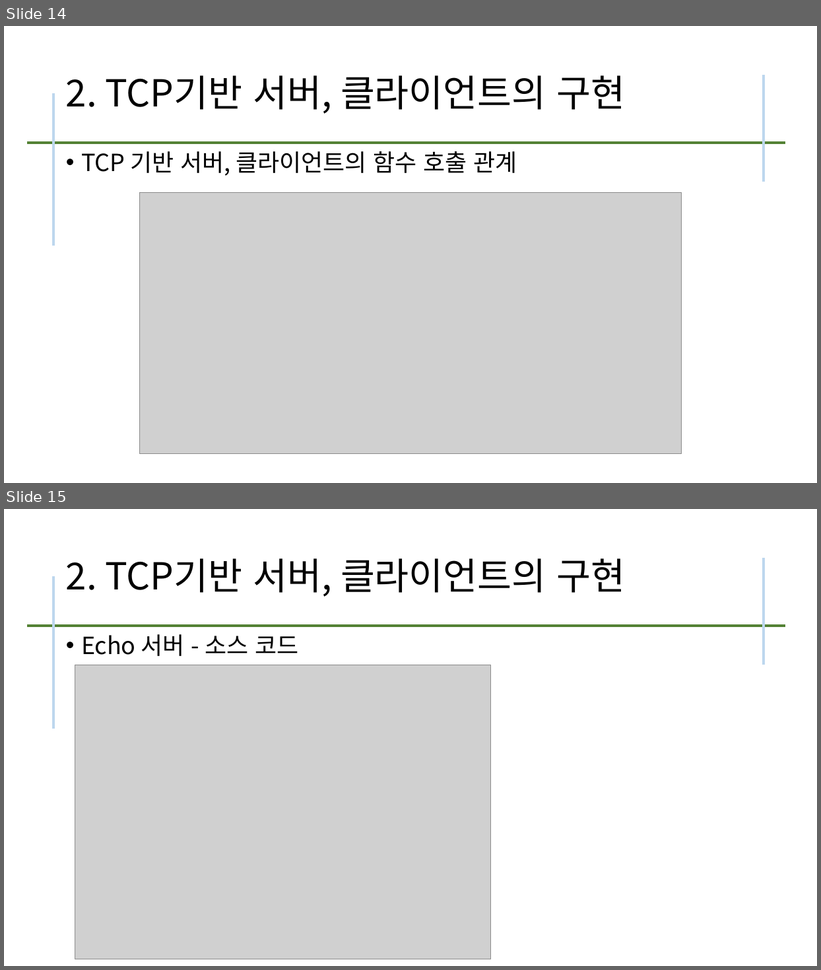
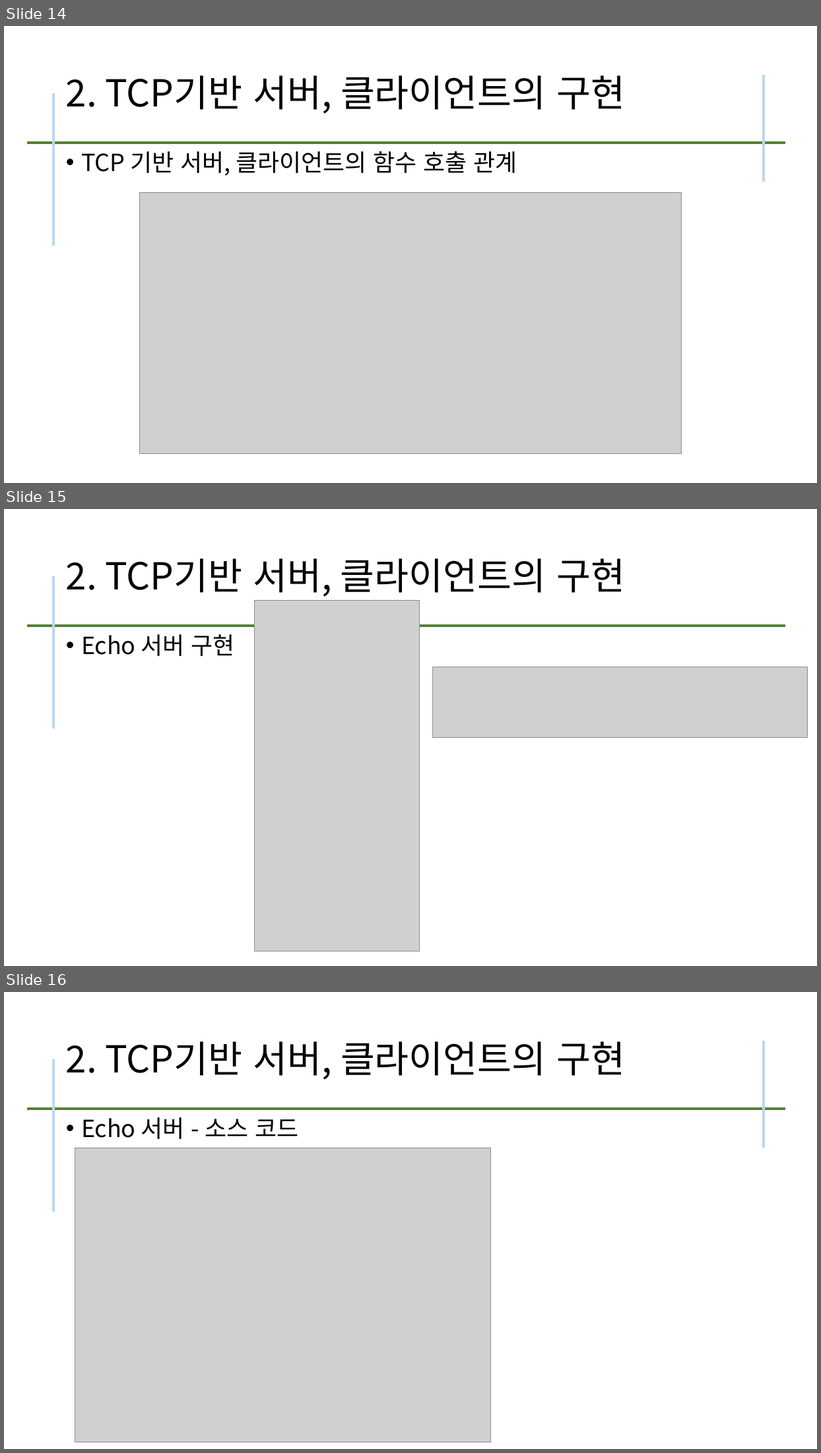
Before and after one commit to kig2929kig/systemProgramming, a slide deck: 소켓프로그래밍-3.pptx. Shown one above the other, each under a label of ours: slides 14 and 15 before the commit, slides 14, 15 and 16 after it. The pictures are 821x970 and 821x1453 pixels, drawn with LibreOffice and Linux fonts; fonts in the diff are those of the drawing; grey boxes stand for pictures. Boxes give left, top, right and bottom in pixels: in the first picture for what was removed or moved away, otherwise in the second. Text is boxed around its words. In the diff, an @@ line names an element or a change of style, - is before the commit and + after.

```diff
--- a/소켓프로그래밍-3.pptx
+++ b/소켓프로그래밍-3.pptx
@@ slide 15 added at [4,509,817,966], background #FFFFFF @@
@@ text added at [66,559,625,597], 44 pt, text #000000 @@
+2. TCP기반 서버, 클라이언트의 구현
@@ line added from (54, 576) to (54, 729), #BDD7EE 3 pt @@
@@ picture added at [254,601,419,952] @@
@@ line added from (27, 626) to (785, 626), #548235 3 pt @@
@@ text added at [81,634,235,656], 28 pt, text #000000 @@
+• Echo 서버 구현
@@ picture added at [433,667,808,738] @@
@@ what was slide 15 is now slide 16 @@
```
Also in this commit, not shown: 1 other slide added.
